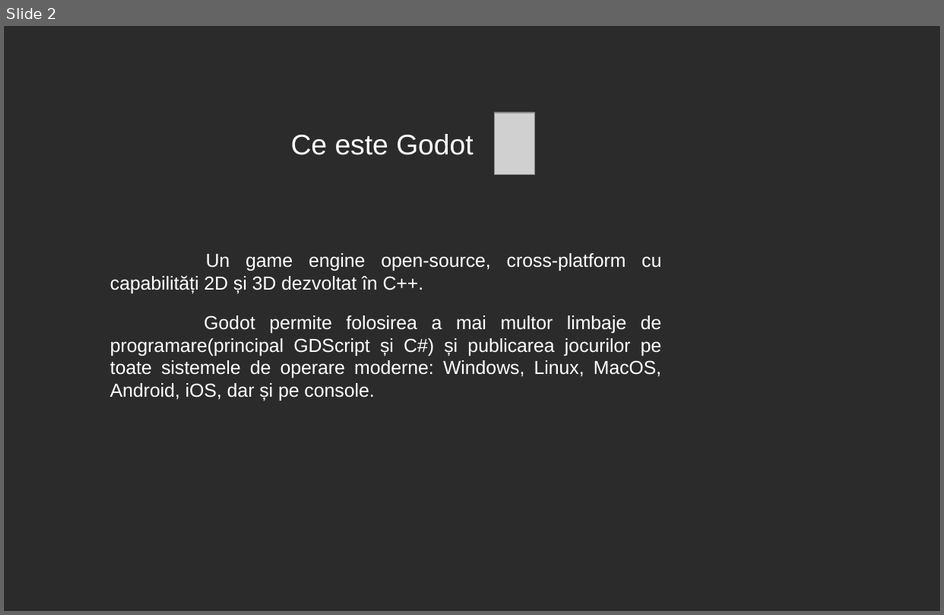
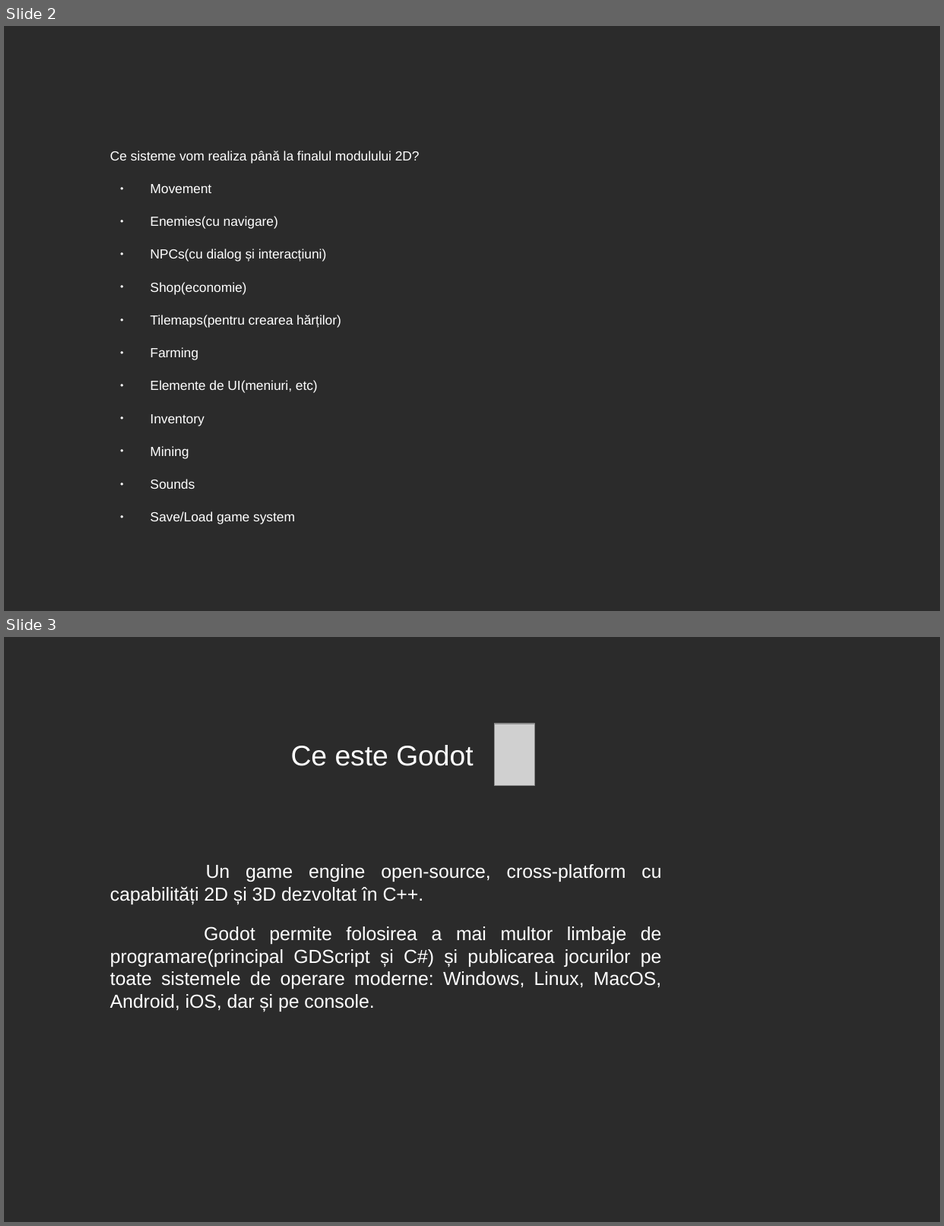
Before and after one commit to 0xspiderr/gdc-upt-presentations, a slide deck: presentation_1/1_introducere_in_godot.odp. Shown one above the other, each under a label of ours: slide 2 before the commit, slides 2 and 3 after it. The pictures are 944x615 and 944x1226 pixels, drawn with LibreOffice and Linux fonts; fonts in the diff are those of the drawing; grey boxes stand for pictures; background and template pictures are left out; a plain dark background stands for a picture behind light text. Boxes give left, top, right and bottom in pixels: in the first picture for what was removed or moved away, otherwise in the second. Text is boxed around its words. In the diff, an @@ line names an element or a change of style, - is before the commit and + after.

```diff
--- a/presentation_1/1_introducere_in_godot.odp
+++ b/presentation_1/1_introducere_in_godot.odp
@@ slide 2 added at [4, 26, 940, 611], background picture (left out) @@
@@ text added at [110, 151, 420, 525], 11.2 pt, text #FFFFFF @@
+Ce sisteme vom realiza până la finalul modulului 2D?
+● Movement
+● Enemies(cu navigare)
+● NPCs(cu dialog și interacțiuni)
+● Shop(economie)
+● Tilemaps(pentru crearea hărților)
+● Farming
+● Elemente de UI(meniuri, etc)
+● Inventory
+● Mining
+● Sounds
+● Save/Load game system
@@ what was slide 2 is now slide 3 @@
```
Also in this commit, not shown: 5 other slides added, 3 other files.
